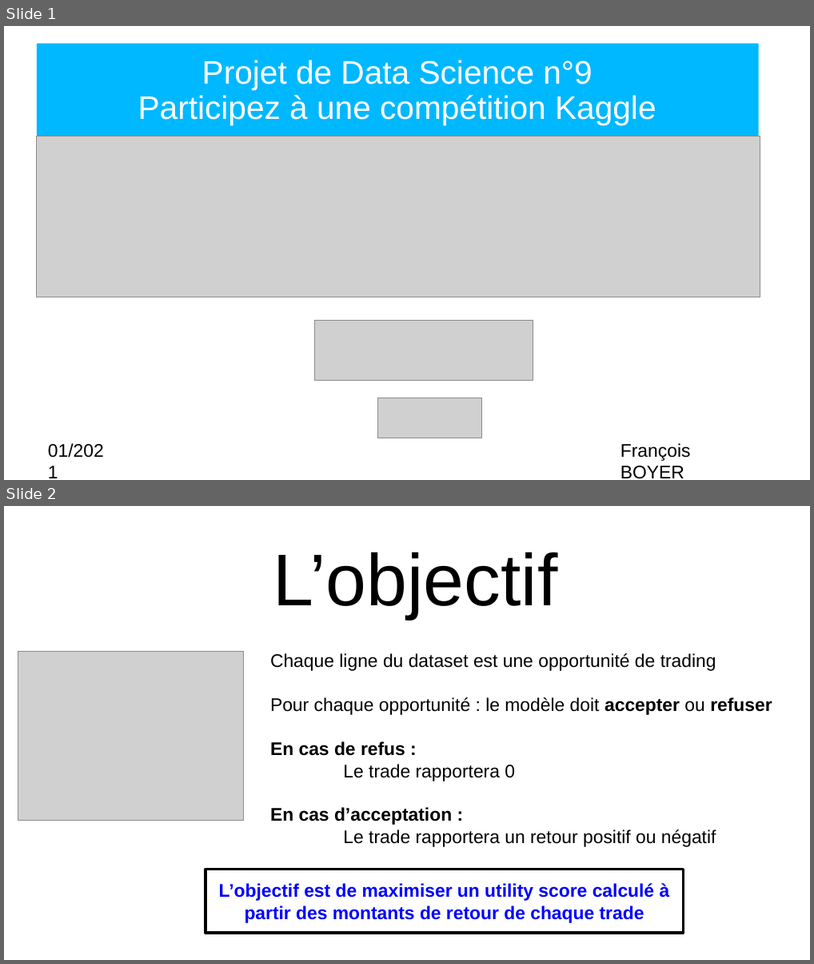
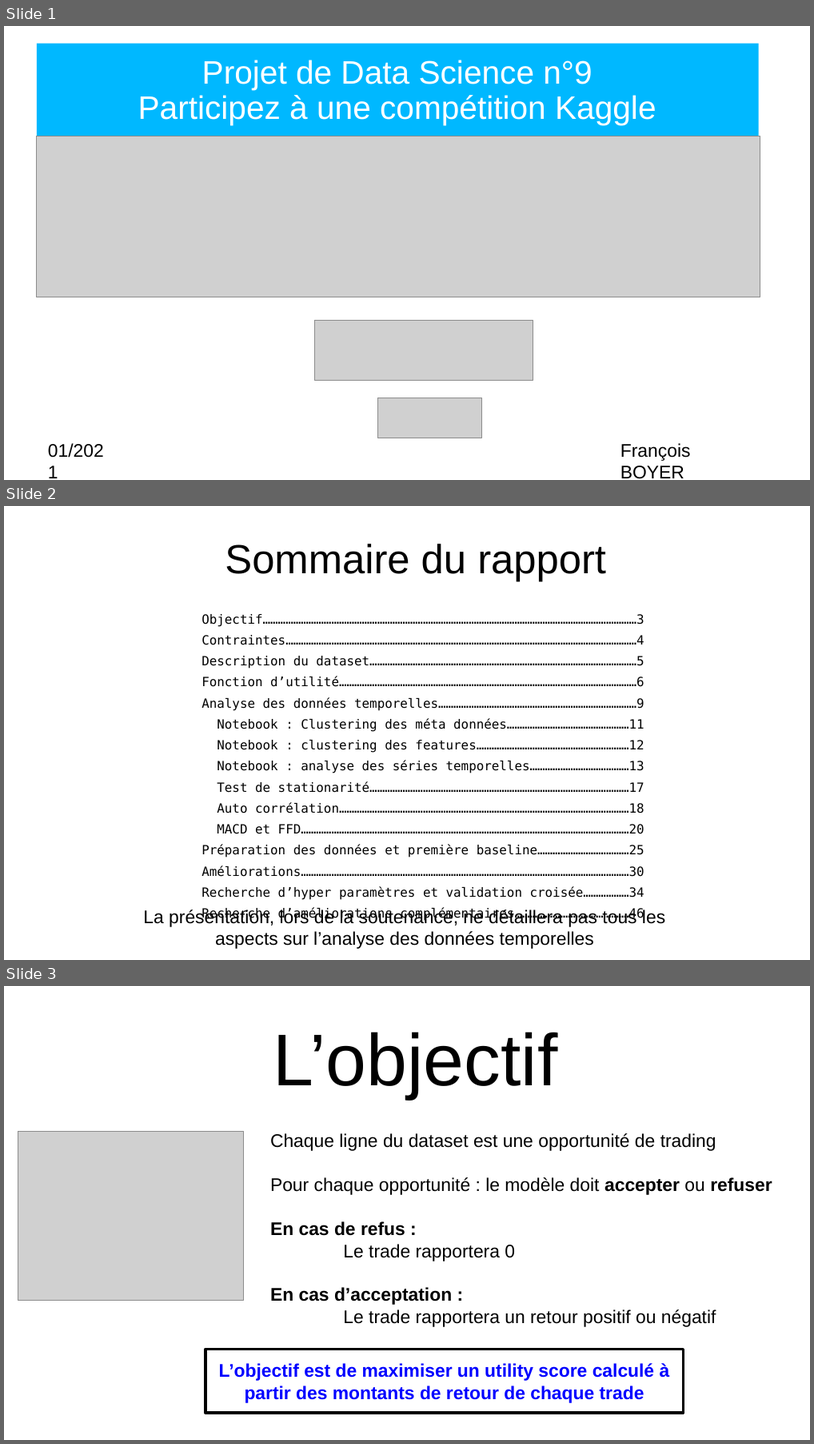
Before and after one commit to Severac/openclassrooms, a slide deck: PJ9/Presentation/PJ9_Presentation.odp. Shown one above the other, each under a label of ours: slides 1 and 2 before the commit, slides 1, 2 and 3 after it. The pictures are 814x964 and 814x1444 pixels, drawn with LibreOffice and Linux fonts; fonts in the diff are those of the drawing; grey boxes stand for pictures. Boxes give left, top, right and bottom in pixels: in the first picture for what was removed or moved away, otherwise in the second. Text is boxed around its words. In the diff, an @@ line names an element or a change of style, - is before the commit and + after.

```diff
--- a/PJ9/Presentation/PJ9_Presentation.odp
+++ b/PJ9/Presentation/PJ9_Presentation.odp
@@ slide 2 added at [4, 506, 810, 960], background #FFFFFF @@
@@ text added at [225, 544, 606, 581], 40 pt, text #000000 @@
+Sommaire du rapport
@@ text added at [202, 614, 645, 920], 12.5 pt, text #000000 @@
+Objectif…………………………………………………………………………………………………………………………………3
+Contraintes…………………………………………………………………………………………………………………………4
+Description du dataset……………………………………………………………………………………………5
+Fonction d’utilité………………………………………………………………………………………………………6
+Analyse des données temporelles……………………………………………………………………9
+Notebook : Clustering des méta données…………………………………………11
+Notebook : clustering des features……………………………………………………12
+Notebook : analyse des séries temporelles…………………………………13
+Test de stationarité…………………………………………………………………………………………17
+Auto corrélation……………………………………………………………………………………………………18
+MACD et FFD…………………………………………………………………………………………………………………20
+Préparation des données et première baseline………………………………25
+Améliorations…………………………………………………………………………………………………………………30
+Recherche d’hyper paramètres et validation croisée………………34
+Recherche d’améliorations complémentaires………………………………………46
@@ text added at [143, 908, 666, 948], 18 pt, text #000000 @@
+La présentation, lors de la soutenance, ne détaillera pas tous les
+aspects sur l’analyse des données temporelles
@@ what was slide 2 is now slide 3 @@
```
Also in this commit, not shown: 7 slides changed, 3 other slides added, 2 other files.
